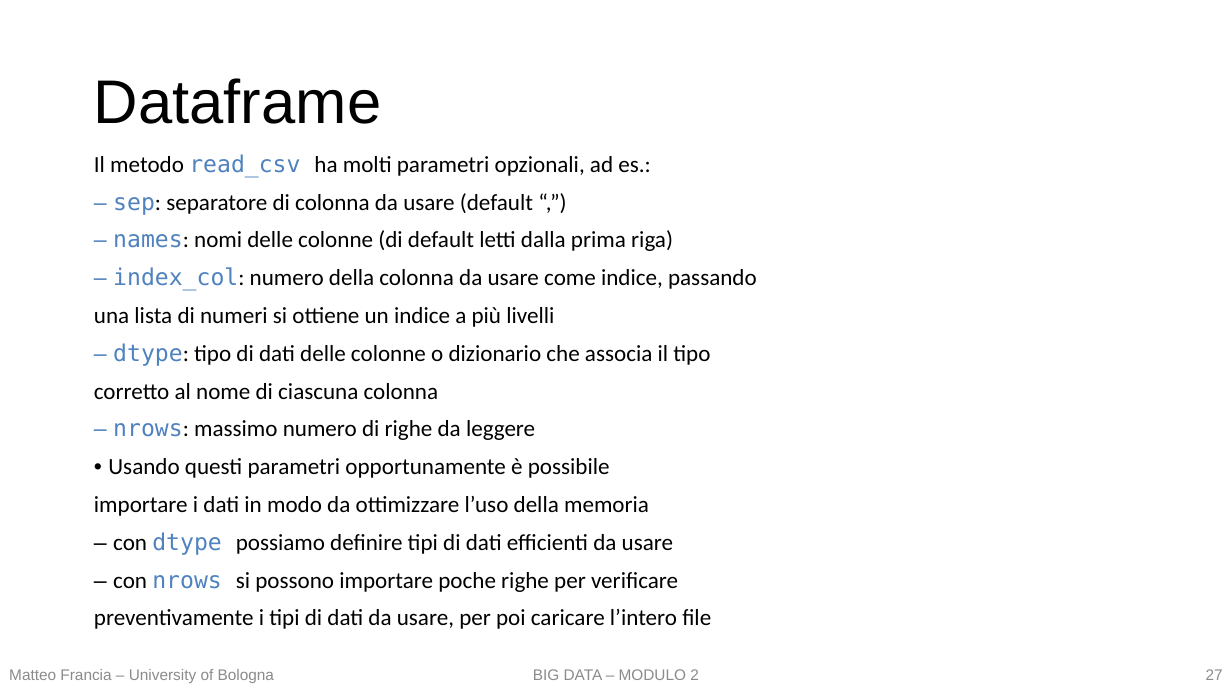
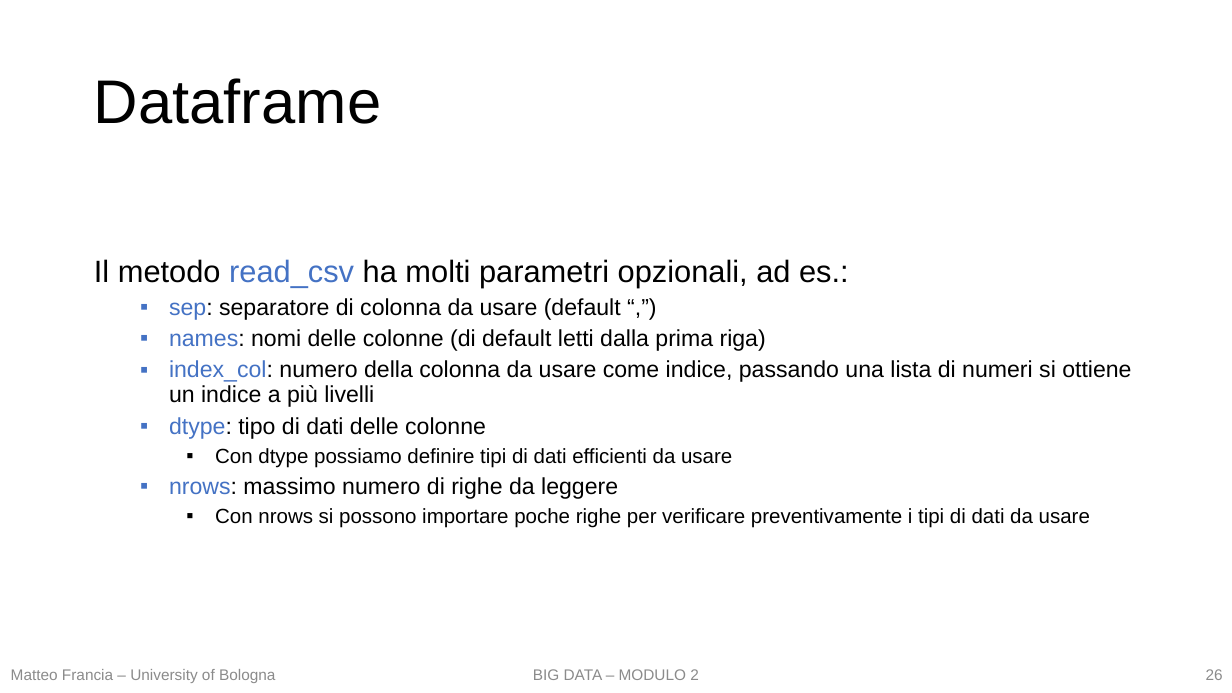
Before and after one commit to w4bo/teaching-handsondatapipelines, a slide deck: slide 26 of 01 - DataPreprocessing/01 - DataPreprocessing.pptx (slide 27 before the commit). Drawn at 1232x693 pixels with LibreOffice and Linux fonts; fonts in the diff are those of the drawing. Boxes give left, top, right and bottom in pixels: in the first picture for what was removed or moved away, otherwise in the second. Text is boxed around its words. In the diff, an @@ line names an element or a change of style, - is before the commit and + after.

```diff
--- a/01 - DataPreprocessing/01 - DataPreprocessing.pptx
+++ b/01 - DataPreprocessing/01 - DataPreprocessing.pptx
@@ text at <box>94,259,849,287</box>: size 18 to 24 pt in "Il metodo read_csv ha molti parametri opzionali, ..."; font Calibri to Arial in "Il metodo ha molti parametri opzionali, ad ..."; font DejaVu Sans Mono to Arial, text colour #4F82BE to #4472C4 in "read_csv" @@
@@ text at <box>169,298,1131,528</box>: text changed; font Calibri to Arial @@
-– sep: separatore di colonna da usare (default “,”)
-– names: nomi delle colonne (di default letti dalla prima riga)
-– index_col: numero della colonna da usare come indice, passando
-una lista di numeri si ottiene un indice a più livelli
-– dtype: tipo di dati delle colonne o dizionario che associa il tipo
-corretto al nome di ciascuna colonna
-– nrows: massimo numero di righe da leggere
-• Usando questi parametri opportunamente è possibile
-importare i dati in modo da ottimizzare l’uso della memoria
-– con dtype possiamo definire tipi di dati efficienti da usare
-– con nrows si possono importare poche righe per verificare
-preventivamente i tipi di dati da usare, per poi caricare l’intero file
+  ▪ sep: separatore di colonna da usare (default “,”)
+  ▪ names: nomi delle colonne (di default letti dalla prima riga)
+  ▪ index_col: numero della colonna da usare come indice, passando una lista di numeri si ottiene un indice a più livelli
+  ▪ dtype: tipo di dati delle colonne
+    ▪ Con dtype possiamo definire tipi di dati efficienti da usare
+  ▪ nrows: massimo numero di righe da leggere
+    ▪ Con nrows si possono importare poche righe per verificare preventivamente i tipi di dati da usare
@@ text "Matteo Francia – University of ..." at <box>11,669,275,683</box>: alignment left to centre @@
@@ page number at <box>1206,669,1223,680</box>: text changed @@
-27
+26
```
Also in this commit, not shown: 24 other slides changed, 2 slides removed, 1 other file.
